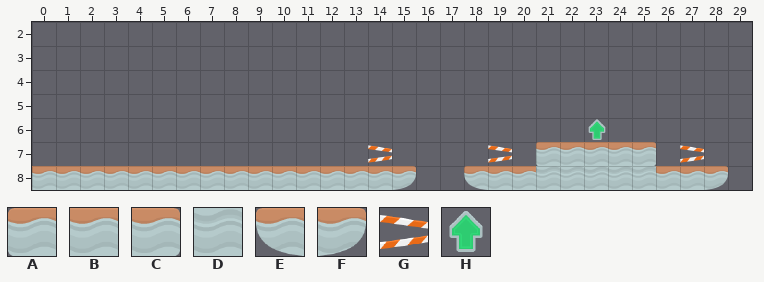
A Tiled map gets an edit: Running From Power/Maps/Med Map 1.tmx. This is how it looked before the edit.
Cells are 70x70 px. Shown: x 0..29, y 2..8.
Key: from "platformerPack_industrial_tile": A 1, B 2, C 3, D 4, E 16, F 17, G 75, H 83.
_ is an empty cell.
Objects are placed by their top-left corner, in cells (3,4 is the top-left corner of cell 3,4); size is 1x1 cell unless given.
Layer "Tile Layer 1" before, first column x 0:
2 ______________________________
3 ______________________________
4 ______________________________
5 ______________________________
6 ______________________________
7 ______________G____G_ABBBC_G__
8 BBBBBBBBBBBBBBBF__EBBDDDDDBBF_
Objects on layer "Powerups" before:
H at 23,6
Once edited:
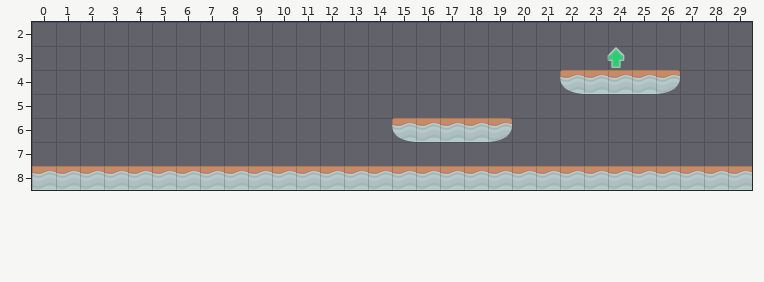
From the commit log: new set of levels that make it a little easier and makes it more possible to avoid powerups
Change:
Layer "Tile Layer 1":
y 4: x 22..26 _____ -> EBBBF
y 6: x 15..19 _____ -> EBBBF
y 7: x 14 G -> _; x 19 G -> _; x 21..25 ABBBC -> _____; x 27 G -> _
y 8: x 15..18 F__E -> BBBB; x 21..25 DDDDD -> BBBBB; x 28..29 F_ -> BB
Layer "Powerups":
changed: H at 23,6 -> H at 23.8,3
Where, in picture pixels (left, top, right, bottom), the same in both pictures:
changed: (560, 47, 680, 94)
changed: (368, 118, 512, 190)
changed: (536, 119, 656, 174)
changed: (680, 145, 752, 190)
